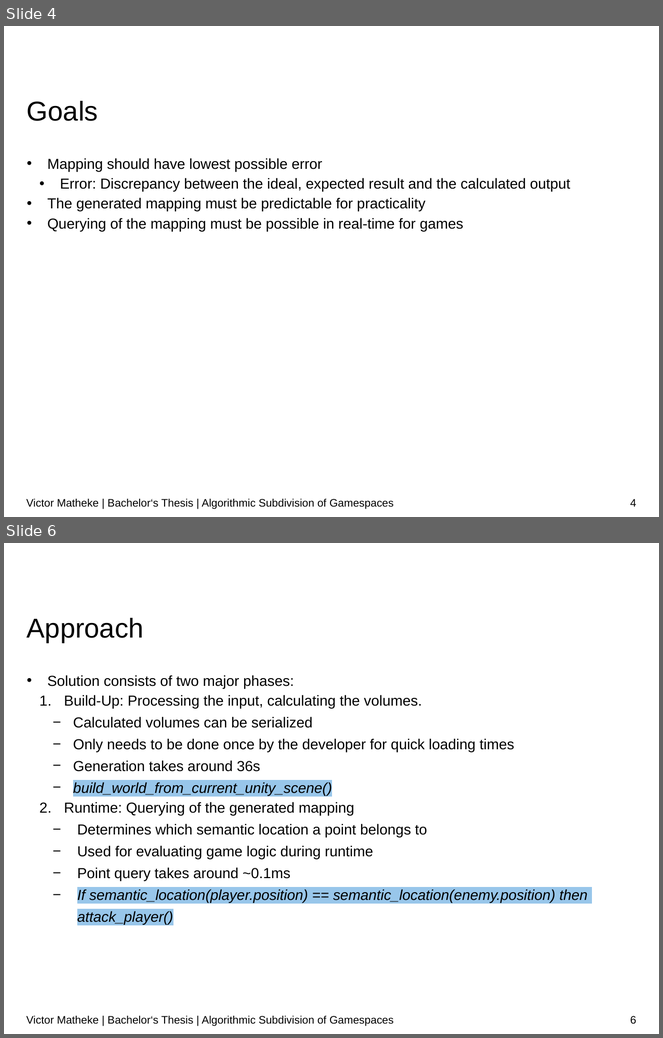
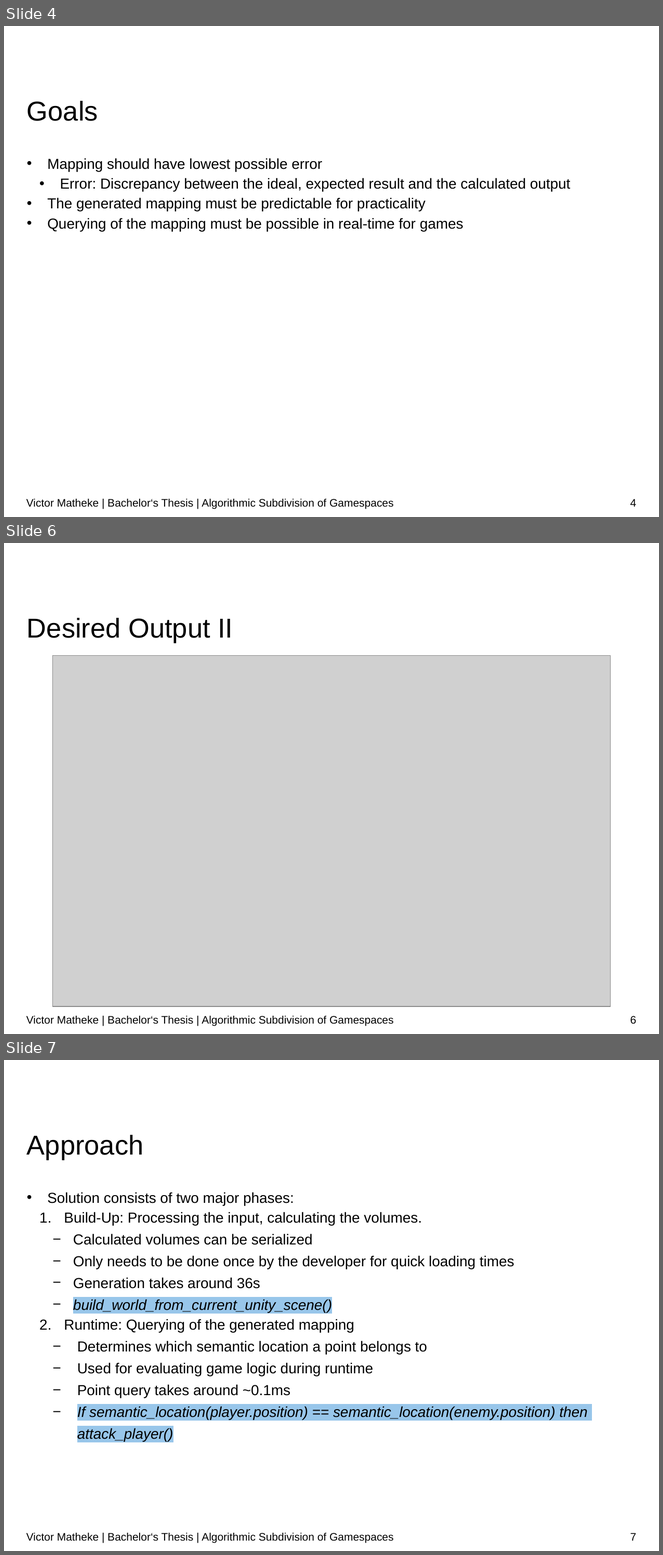
Before and after one commit to surrealtm/Thesis, a slide deck: Presentation/Presentation.pptx. Shown one above the other, each under a label of ours: slides 4 and 6 before the commit, slides 4, 6 and 7 after it; the slides between them are not shown. The pictures are 663x1038 and 663x1555 pixels, drawn with LibreOffice and Linux fonts; fonts in the diff are those of the drawing; grey boxes stand for pictures; background and template pictures are left out. Boxes give left, top, right and bottom in pixels: in the first picture for what was removed or moved away, otherwise in the second. Text is boxed around its words. In the diff, an @@ line names an element or a change of style, - is before the commit and + after.

Commit message:
Added two images to the presentation.

```diff
--- a/Presentation/Presentation.pptx
+++ b/Presentation/Presentation.pptx
@@ slide 6 added at box(4, 543, 659, 1034), background #FFFFFF @@
@@ title added at box(27, 618, 233, 643), 30 pt, text #000000 @@
+Desired Output II
@@ picture added at box(52, 656, 611, 1007) @@
@@ text added at box(26, 1016, 394, 1026), 12 pt, text #000000 @@
+Victor Matheke | Bachelor‘s Thesis | Algorithmic Subdivision of Gamespaces
@@ page number added at box(631, 1016, 637, 1025), 12 pt, text #000000 @@
+6
@@ what was slide 6 is now slide 7 @@
@@ page number at box(631, 1533, 637, 1541): text changed @@
-6
+7
```
Also in this commit, not shown: 1 slide changed, 1 other file.
